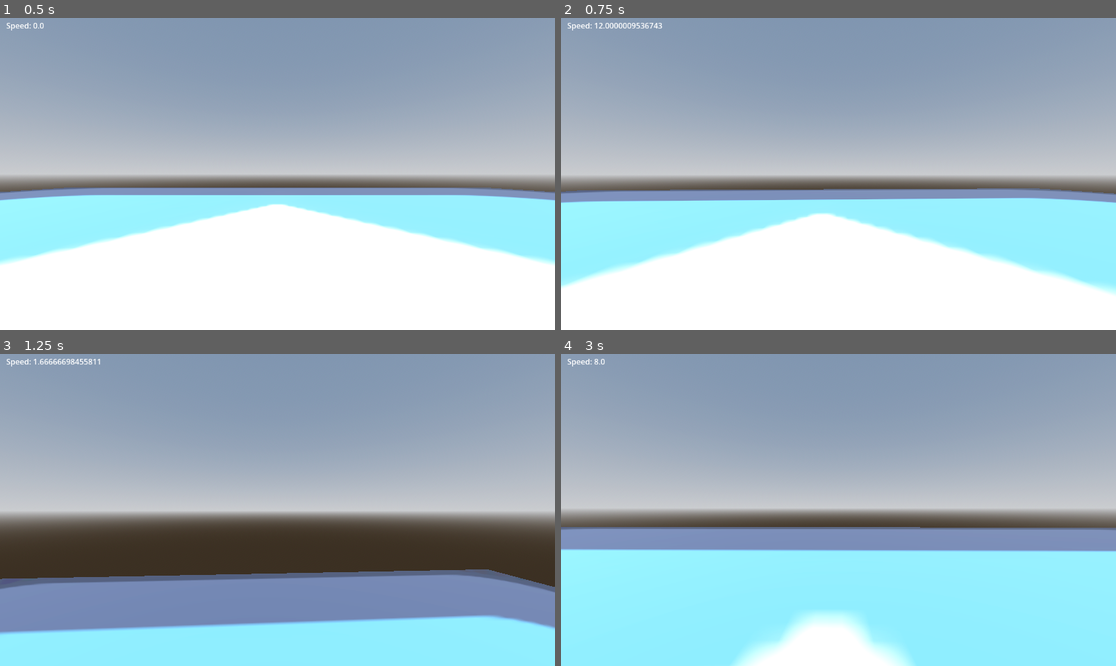
Above: before the commit, frames 1-4 (two rows, left to right).
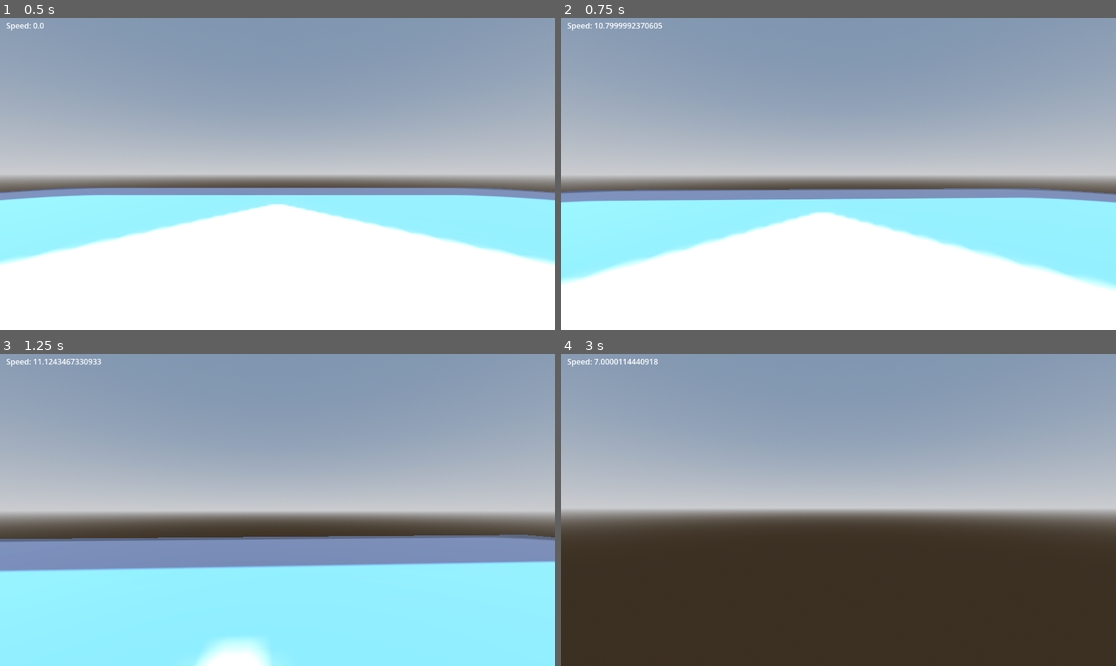
Above: after the commit, the same moments.

Repository: Sytsn/MultiplayerBounty
Game: Godot game, scene res://Scenes/Environment/world.tscn
Same seed, same stepped clock (60 frames per second), same inputs: the game is played once before the commit and once after it. The engine's default icon, where the game draws it, is replaced by a stand-in: a white triangle on a blue panel in a dark square.
Inputs (mouse positions are in pixels of both pictures, inside the frame that each line leads up to):
- Up to frame 1 (0.5 s): no input
- Up to frame 2 (0.75 s): tap Enter at 0.5 s; move the mouse to (866, 174) at 0.52 s; hold W (move_forward) from 0.53 s (still down); hold Shift (sprint) from 0.53 s (still down); tap C (crouch) at 0.6 s
- Up to frame 3 (1.25 s): keep holding W (move_forward); keep holding Shift (sprint); tap Space (jump) at 0.77, 1.07 s
- Up to frame 4 (3 s): keep holding W (move_forward); move the mouse to (810, 510) at 1.27 s; release Shift (sprint) at 1.28 s; tap Shift (sprint) at 1.35 s; tap Space (jump) at 1.52, 1.55, 1.82 s; move the mouse to (849, 503) at 2.02 s; hold Space (jump) 2.03-2.78 s; tap C (crouch) at 2.3, 2.85 s; move the mouse to (832, 516) at 2.77 s

Frame 1 is identical in both runs. In frame 2, 1.7% of the frame differs, in the area x 0-100%, y 1-89%; in frame 3, 29%; in frame 4, 45%, in the area x 0-100%, y 1-100%.

Commit message:
make movement use wishdir movement

Diff:
--- a/fps-template/Resources/Scripts/player_res.gd
+++ b/fps-template/Resources/Scripts/player_res.gd
@@ -1,12 +1,24 @@
 class_name PlayerRes extends Resource
 
-@export_category("Movement Variables")
+@export_category("Movement")
 @export var move_speed: float = 7.0
 @export var air_speed: float = 3.0
 @export var sprint_speed: float = 10.0
 @export var crouch_speed: float = 4.0
 @export var gravity: float = -20.0
-@export var jump_impulse: float = 10.0
+@export var jump_impulse: float = 6.0
+@export var auto_bhop: bool = true
+@export var toggle_sprint: bool
 
-@export_category("Mouse Variables")
+@export_category("Air Movement")
+@export var air_cap: float = 0.85
+@export var air_accel: float = 800.0
+@export var air_move_speed: float = 500.0
+
+@export_category("Ground Movement")
+@export var ground_accel: float = 14.0
+@export var ground_decel: float = 10.0
+@export var ground_friction: float = 6.0
+
+@export_category("Mouse")
 @export var mouse_sens: float = 0.001
--- a/fps-template/Scripts/Player/player.gd
+++ b/fps-template/Scripts/Player/player.gd
@@ -10,7 +10,6 @@
 
 var is_paused = false
 var is_crouching = false
-
 func _enter_tree() -> void:
 	set_multiplayer_authority(name.to_int())
 
@@ -19,14 +18,44 @@
 	Input.mouse_mode = Input.MOUSE_MODE_CAPTURED
 
 
-func move_player(input_dir: Vector2, speed: float):
-	var direction := (neck.basis * Vector3(input_dir.x, 0, input_dir.y)).normalized()
-	if direction:
-		velocity.x = direction.x * speed
-		velocity.z = direction.z * speed
-	else:
-		velocity.x = move_toward(velocity.x, 0, player_res.move_speed)
-		velocity.z = move_toward(velocity.z, 0, player_res.move_speed)
+#region Player Movement
+
+func move_player(delta: float, input_dir: Vector2, speed: float):
+	var wish_dir = neck.basis * Vector3(input_dir.x, 0.0, input_dir.y)
+	#air straifing stuff kinda magic
+	#gets the dot product of the players current direction the wish direction
+	var cur_speed_in_wish_dir = velocity.dot(wish_dir)
+	var add_speed_till_cap = speed - cur_speed_in_wish_dir
+
+	if add_speed_till_cap > 0:
+		var accel_speed = player_res.air_accel * delta * speed
+		accel_speed = min(accel_speed, add_speed_till_cap)
+		velocity += accel_speed * wish_dir
+
+	var control = max(velocity.length(), player_res.ground_decel)
+	var drop = control * player_res.ground_friction * delta
+	var new_speed = max(velocity.length() - drop, 0.0)
+	if velocity.length() > 0:
+		new_speed /= velocity.length()
+	velocity *= new_speed
+
+	move_and_slide()
+
+
+func air_move_player(delta: float, input_dir: Vector2):
+	velocity.y += player_res.gravity * delta
+	var wish_dir = neck.basis * Vector3(input_dir.x, 0.0, input_dir.y)
+
+	#air straifing stuff kinda magic
+	#gets the dot product of the players current direction the wish direction
+	var cur_speed_in_wish_dir = velocity.dot(wish_dir)
+	var capped_speed = min((player_res.air_move_speed * wish_dir).length(), player_res.air_cap)
+	#applies speed to player
+	var add_speed_till_cap = capped_speed - cur_speed_in_wish_dir
+	if add_speed_till_cap > 0:
+		var accel_speed = player_res.air_accel * player_res.air_move_speed * delta
+		accel_speed = min(accel_speed, add_speed_till_cap)
+		velocity += accel_speed * wish_dir
 
 	move_and_slide()
 
@@ -37,6 +66,11 @@
 	velocity.z = move_toward(velocity.z, 0, player_res.move_speed)
 	move_and_slide()
 
+
+#endregion
+
+
+#region Crouching
 
 func enter_crouch_ground():
 	is_crouching = true
@@ -54,3 +88,6 @@
 	is_crouching = false
 	collider.scale.y = collider.scale.y * 2
 	neck.position.y = neck.position.y * 2
+
+
+#endregion
--- a/fps-template/Scripts/States/Player/falling.gd
+++ b/fps-template/Scripts/States/Player/falling.gd
@@ -6,9 +6,7 @@
 	if !player.is_multiplayer_authority() && player.is_multiplayer: return
 
 	var input_dir := Input.get_vector("move_left", "move_right", "move_forward", "move_back")
-	player.move_player(input_dir, player.player_res.air_speed)
-	player.velocity.y += player.player_res.gravity * delta
-	player.move_and_slide()
+	player.air_move_player(delta, input_dir)
 
 	if player.is_on_floor():
 		if is_equal_approx(input_dir.x, 0.0) && is_equal_approx(input_dir.y, 0.0):
--- a/fps-template/Scripts/States/Player/idle.gd
+++ b/fps-template/Scripts/States/Player/idle.gd
@@ -11,7 +11,7 @@
 
 	if not player.is_on_floor():
 		finished.emit(FALLING)
-	elif Input.is_action_just_pressed("jump"):
+	elif Input.is_action_just_pressed("jump") or (player.player_res.auto_bhop and Input.is_action_pressed("jump")):
 		finished.emit(JUMPING)
 	elif Input.is_action_pressed("move_forward") and Input.is_action_pressed("sprint"):
 		finished.emit(SPRINTING)
--- a/fps-template/Scripts/States/Player/sprinting.gd
+++ b/fps-template/Scripts/States/Player/sprinting.gd
@@ -1,22 +1,22 @@
 extends PlayerState
 
 func enter(previous_state_path: String, data := {}) -> void:
+	print("sprint")
 	#player.animation_player.play("run")
 	pass
 
 
 func physics_update(delta: float) -> void:
-	print(player.velocity.length())
 	if !player.is_multiplayer_authority() && player.is_multiplayer: return
 
 	var input_dir := Input.get_vector("move_left", "move_right", "move_forward", "move_back")
-	player.move_player(input_dir, player.player_res.sprint_speed)
+	player.move_player(delta, input_dir, player.player_res.sprint_speed)
 
 	if not player.is_on_floor():
 		finished.emit(FALLING)
 	elif Input.is_action_pressed("move_back") or Input.is_action_just_released("move_forward"):
 		finished.emit(SPRINTING)
-	elif Input.is_action_just_pressed("jump"):
+	elif Input.is_action_just_pressed("jump") or (player.player_res.auto_bhop and Input.is_action_pressed("jump")):
 		finished.emit(JUMPING)
 	elif is_equal_approx(input_dir.x, 0.0) && is_equal_approx(input_dir.y, 0.0):
 		finished.emit(IDLE)
--- a/fps-template/Scripts/States/Player/walking.gd
+++ b/fps-template/Scripts/States/Player/walking.gd
@@ -9,13 +9,13 @@
 	if !player.is_multiplayer_authority() && player.is_multiplayer: return
 
 	var input_dir := Input.get_vector("move_left", "move_right", "move_forward", "move_back")
-	player.move_player(input_dir, player.player_res.move_speed if !player.is_crouching else player.player_res.crouch_speed)
+	player.move_player(delta, input_dir, player.player_res.move_speed if !player.is_crouching else player.player_res.crouch_speed)
 
 	if not player.is_on_floor():
 		finished.emit(FALLING)
 	elif Input.is_action_pressed("move_forward") and Input.is_action_pressed("sprint"):
 		finished.emit(SPRINTING)
-	elif Input.is_action_just_pressed("jump"):
+	elif Input.is_action_just_pressed("jump") or (player.player_res.auto_bhop and Input.is_action_pressed("jump")):
 		finished.emit(JUMPING)
 	elif is_equal_approx(input_dir.x, 0.0) && is_equal_approx(input_dir.y, 0.0):
 		finished.emit(IDLE)
